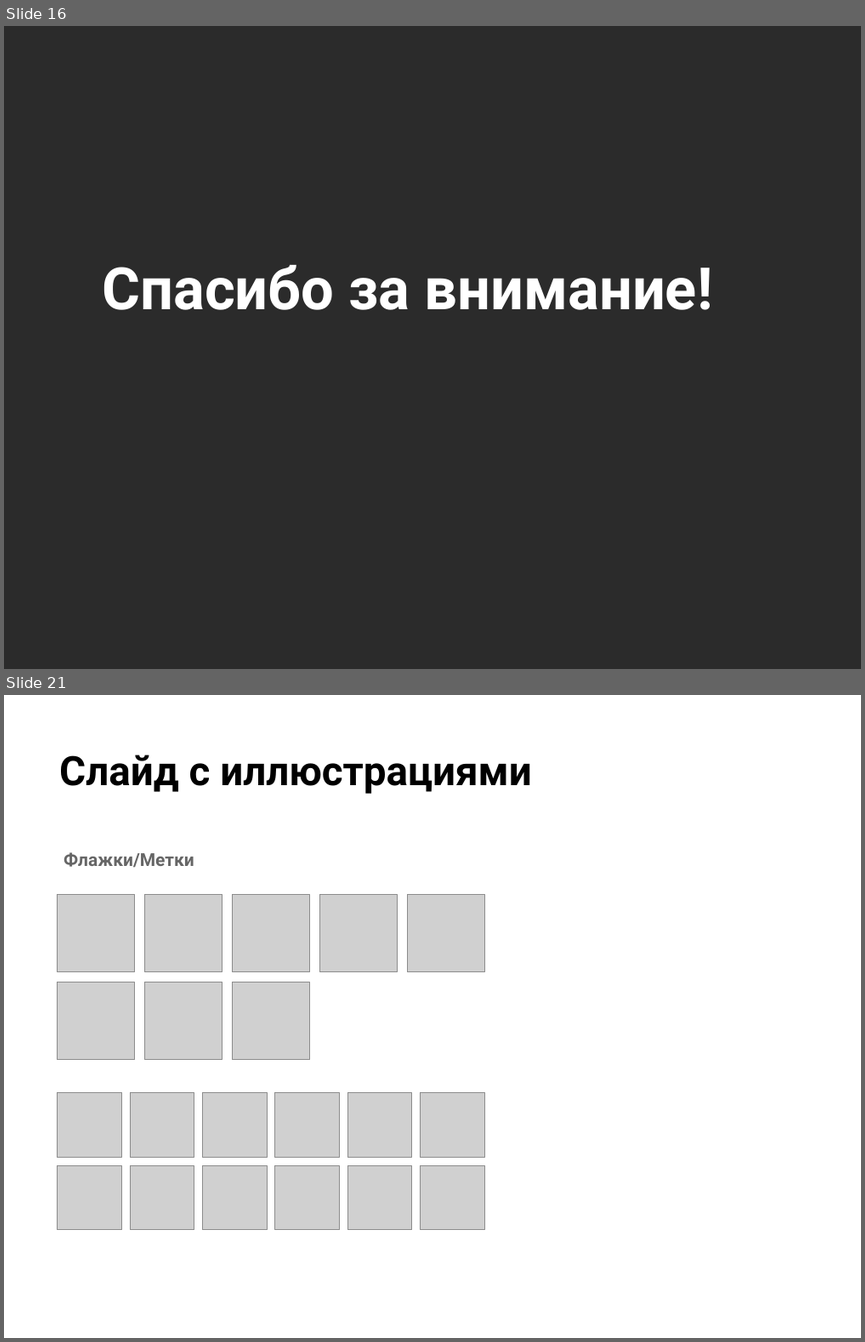
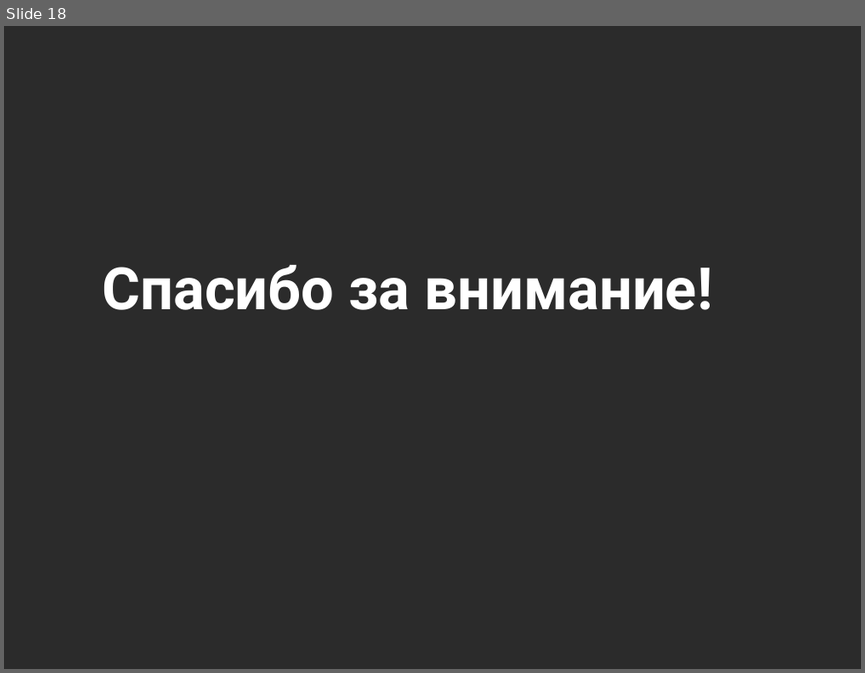
Before and after one commit to anton20044/ClickHouse_Final_Project, a slide deck: Презентация.pptx. Shown one above the other, each under a label of ours: slides 16 and 21 before the commit, slide 18 after it; the slides between them are not shown. The pictures are 865x1342 and 865x673 pixels, drawn with LibreOffice and Linux fonts; fonts in the diff are those of the drawing; grey boxes stand for pictures; background and template pictures are left out; a plain dark background stands for a picture behind light text. Boxes give left, top, right and bottom in pixels: in the first picture for what was removed or moved away, otherwise in the second. Text is boxed around its words. In the diff, an @@ line names an element or a change of style, - is before the commit and + after.

```diff
--- a/Презентация.pptx
+++ b/Презентация.pptx
@@ slide 21 removed at <box>4,695,861,1338</box>, background picture (left out) @@
@@ title removed at <box>59,755,531,794</box> @@
-Слайд с иллюстрациями
@@ text removed at <box>64,852,194,868</box> @@
-Флажки/Метки
@@ picture removed at <box>57,895,135,973</box> @@
@@ picture removed at <box>144,895,222,973</box> @@
@@ picture removed at <box>232,895,310,973</box> @@
@@ picture removed at <box>319,895,398,973</box> @@
@@ picture removed at <box>407,895,484,973</box> @@
@@ picture removed at <box>57,982,135,1060</box> @@
@@ picture removed at <box>144,982,222,1060</box> @@
@@ picture removed at <box>232,982,310,1060</box> @@
@@ picture removed at <box>57,1093,121,1157</box> @@
@@ picture removed at <box>130,1093,194,1157</box> @@
@@ picture removed at <box>203,1093,267,1157</box> @@
@@ picture removed at <box>275,1093,339,1157</box> @@
@@ picture removed at <box>347,1093,412,1157</box> @@
@@ picture removed at <box>420,1093,484,1157</box> @@
@@ picture removed at <box>57,1165,121,1230</box> @@
@@ picture removed at <box>130,1165,194,1230</box> @@
@@ picture removed at <box>203,1165,267,1230</box> @@
@@ picture removed at <box>275,1165,339,1230</box> @@
@@ picture removed at <box>347,1165,412,1230</box> @@
@@ picture removed at <box>420,1165,484,1230</box> @@
@@ what was slide 16 is now slide 18 @@
```
Also in this commit, not shown: 1 slide changed, 5 slides added, 7 other slides removed, 1 other file.
